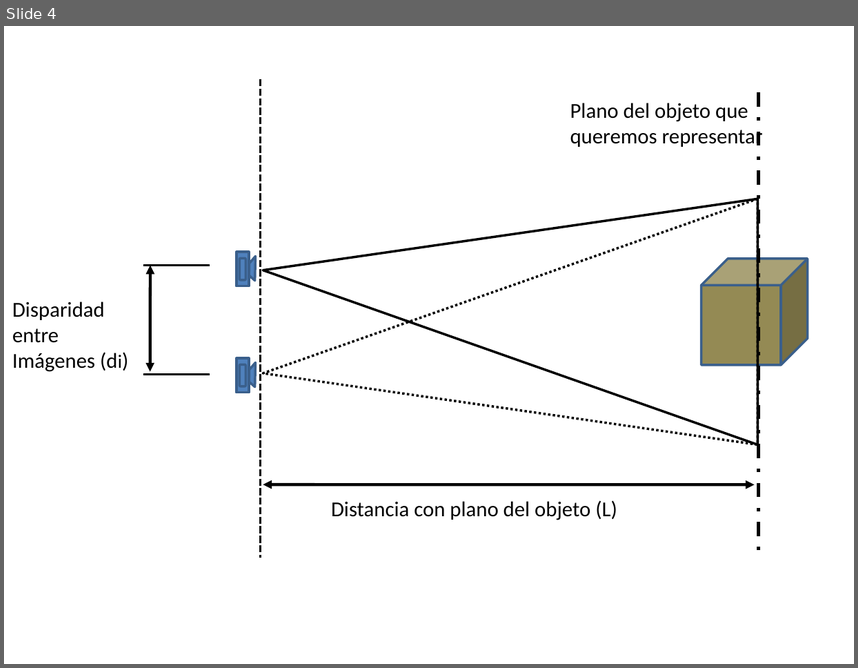
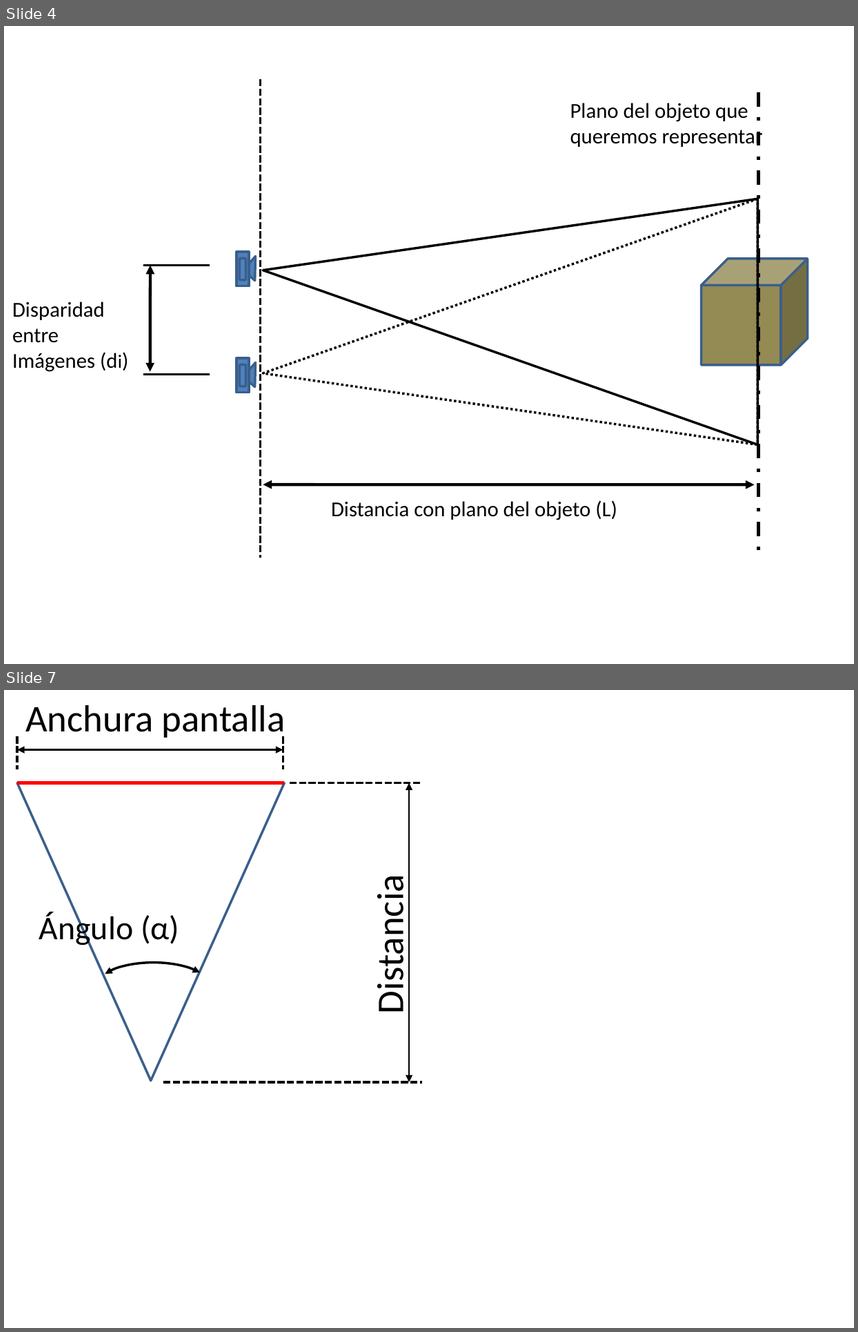
Before and after one commit to argosen/Memoria-proyecto, a slide deck: Imagenes/imagenesGeneradas.pptx. Shown one above the other, each under a label of ours: slide 4 before the commit, slides 4 and 7 after it; the slides between them are not shown. The pictures are 858x668 and 858x1332 pixels, drawn with LibreOffice and Linux fonts; fonts in the diff are those of the drawing. Boxes give left, top, right and bottom in pixels: in the first picture for what was removed or moved away, otherwise in the second. Text is boxed around its words. In the diff, an @@ line names an element or a change of style, - is before the commit and + after.

```diff
--- a/Imagenes/imagenesGeneradas.pptx
+++ b/Imagenes/imagenesGeneradas.pptx
@@ slide 7 added at [4, 690, 854, 1328], background #FFFFFF @@
@@ group added at [18, 705, 422, 1082]: 5 lines, 3 texts, 2 double arrows, 1 triangle, 1 arc (boxed as its full ellipse) @@
+Anchura pantalla
+Distancia
+Ángulo (α)
```
Also in this commit, not shown: 2 other slides added, 1 slide removed, 8 other files.
